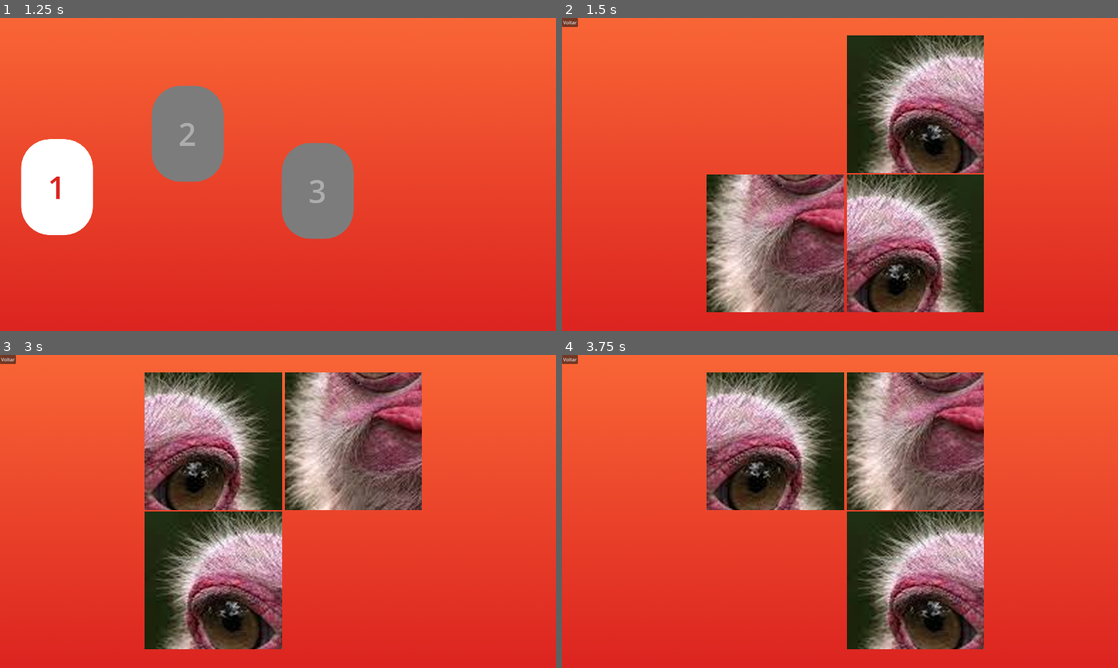
Above: before the commit, frames 1-4 (two rows, left to right).
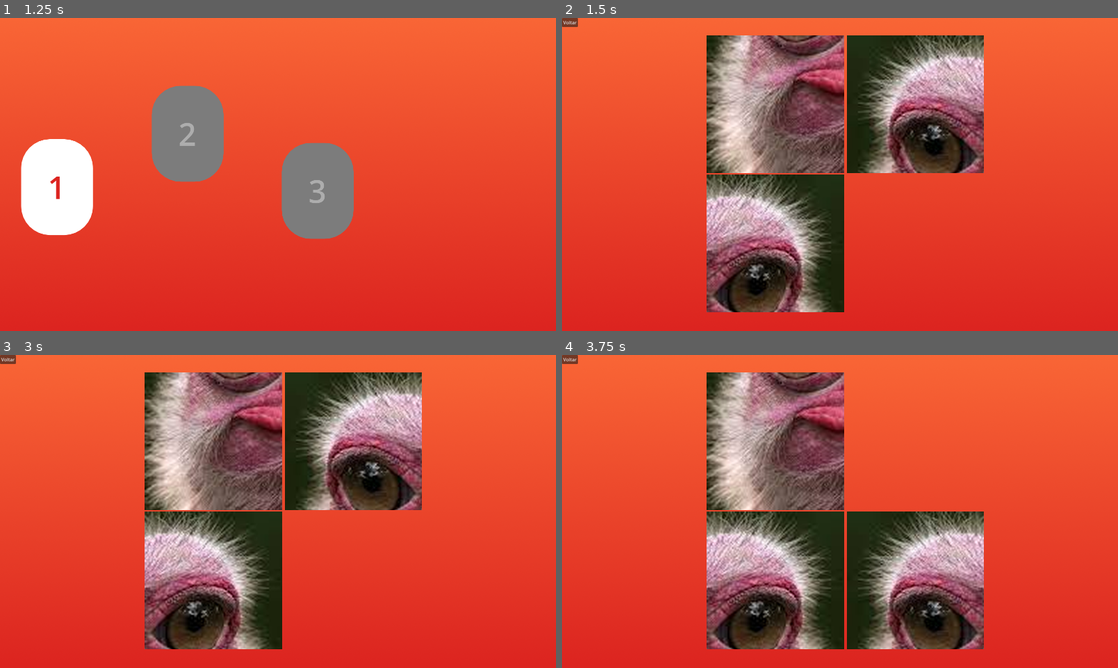
Above: after the commit, the same moments.

Repository: libumdsgn/quebra-cabecas
Game: Godot game, scene res://scenes/Main.tscn
The game is run twice, just before and just after one commit, with the same random seed, the same clock (stepped at 60 frames per second) and the same inputs.
Inputs (mouse positions are in pixels of both pictures, inside the frame that each line leads up to; where the layout moved, square brackets give the same spot in the first picture):
- Up to frame 1 (1.25 s): click (289, 271) at 0.5 s
- Up to frame 2 (1.5 s): click "1" at 1.25 s
- Up to frame 3 (3 s): click "Voltar" at 2 s; click "1" at 2.75 s
- Up to frame 4 (3.75 s): click (917, 442) [773, 580] at 3.5 s

Frame 1 is identical in both runs. In frame 2, 32% of the frame differs, in the area x 26-76%, y 5-94%; in frame 3, 29%; in frame 4, 32%.

Commit message:
Testando logica manus de shuffle

Diff:
--- a/scripts/Board.gd
+++ b/scripts/Board.gd
@@ -19,7 +19,9 @@
 
 	var cena_tabuleiro = _define_tabuleiro()
 	mapear_celulas(cena_tabuleiro)
+	_print_puzzle_state_for_debug("Estado Inicial (Após Mapeamento)")
 	_shuffle()
+	_print_puzzle_state_for_debug("Estado Após Shuffle")
 	#_carregar_estado_salvo()
 
 func _define_tabuleiro():
@@ -253,43 +255,169 @@
 
 func _carregar_estado_salvo() -> void:
 	pass
-
 func _shuffle(movimentos: int = 100) -> void:
 	if empty_cell == null or cells.size() == 0:
 		push_warning("Não é possível embaralhar: célula vazia ou células não definidas.")
 		return
 
-	var last_cell = null  # para evitar mover a mesma célula de volta imediatamente
-
+	# Garante que o puzzle comece em um estado resolvido
+	_reset_to_solved_state()
+
+	var last_moved_cell = null  # Para evitar mover a mesma célula de volta imediatamente
+
+	# Realiza um número de movimentos aleatórios válidos
 	for i in range(movimentos):
-		# coleta células vizinhas ao espaço vazio
 		var neighbors = []
 		for c in cells:
 			if _is_neighbor(c, empty_cell):
-				# evita voltar o movimento anterior imediatamente
-				if last_cell and c == last_cell:
+				# Evita mover a célula que acabou de ser movida para o espaço vazio
+				if last_moved_cell != null and c == last_moved_cell:
 					continue
 				neighbors.append(c)
 
 		if neighbors.size() == 0:
 			continue
 
-		# escolhe uma célula aleatória para mover
-		var escolha = neighbors[randi() % neighbors.size()]
-		_swap_with_empty(escolha)
-		last_cell = empty_cell  # a célula que acabou de ser vazia agora será a "proibida" no próximo loop
-
-	# após shuffle, garantir que não esteja resolvido
-	if _is_solved():
-		# se ainda estiver resolvido, inverte duas células aleatórias que não sejam a vazia
-		var non_empty = []
+		var cell_to_move = neighbors[randi() % neighbors.size()]
+		_swap_with_empty(cell_to_move)
+		# A célula que era vazia agora contém o tile movido, então ela é a 'last_moved_cell' para o próximo loop
+		last_moved_cell = cell_to_move
+
+	# Após o embaralhamento, verifica a solubilidade e ajusta se necessário
+	# Se o estado não for solúvel, realiza uma troca de duas peças (não vazias) para alterar a paridade
+	# Isso garante que o puzzle se torne solúvel sem alterar a posição da célula vazia
+	if not _is_solvable_state():
+		var non_empty_cells = []
 		for c in cells:
 			if not c.is_empty:
-				non_empty.append(c)
-		if non_empty.size() >= 2:
-			var a = non_empty[randi() % non_empty.size()]
-			var b = non_empty[randi() % non_empty.size()]
-			while b == a:
-				b = non_empty[randi() % non_empty.size()]
-			_swap_with_empty(a)
-			_swap_with_empty(b)
+				non_empty_cells.append(c)
+
+		# Precisa de pelo menos duas peças não vazias para trocar
+		if non_empty_cells.size() >= 2:
+			var cell1 = non_empty_cells[0]
+			var cell2 = non_empty_cells[1]
+
+			# Troca as posições lógicas de cell1 e cell2
+			var temp_pos = cell1.posicao
+			cell1.posicao = cell2.posicao
+			cell2.posicao = temp_pos
+
+			# Atualiza as posições visuais (sem animação, pois é um ajuste pós-embaralhamento)
+			cell1.rect_position = _grid_to_rect_pos(cell1.posicao)
+			cell2.rect_position = _grid_to_rect_pos(cell2.posicao)
+		else:
+			push_warning("Não foi possível garantir a solubilidade: menos de duas células não vazias para trocar.")
+
+	# Garante que o puzzle não esteja resolvido após o embaralhamento (e possível ajuste de paridade)
+	if _is_solved():
+		# Se ainda estiver resolvido, faz um movimento extra para garantir que não esteja
+		var neighbors = []
+		for c in cells:
+			if _is_neighbor(c, empty_cell):
+				neighbors.append(c)
+
+		if neighbors.size() > 0:
+			var cell_to_move = neighbors[randi() % neighbors.size()]
+			_swap_with_empty(cell_to_move)
+
+
+func _reset_to_solved_state() -> void:
+	# Primeiro, coloca todas as células em suas posições finais baseadas no ID.
+	# A célula vazia (com is_empty = true) deve ir para a última posição.
+
+	var current_cell_positions = {}
+	for c in cells:
+		current_cell_positions[c] = c.posicao
+
+	var solved_positions = {}
+	var empty_cell_target_pos = Vector2i(colunas - 1, linhas - 1)
+
+	for c in cells:
+		if c.is_empty:
+			solved_positions[c] = empty_cell_target_pos
+		else:
+			# As células não vazias devem ir para suas posições finais baseadas no ID
+			solved_positions[c] = _id_para_posicao_final(int(c.id))
+
+	# Aplica as novas posições lógicas e visuais
+	for c in cells:
+		c.posicao = solved_positions[c]
+		c.position = _grid_to_rect_pos(c.posicao)
+		if c.is_empty:
+			empty_cell = c # Garante que empty_cell esteja corretamente referenciado
+
+	# Verifica se o estado está realmente resolvido após o reset
+	if not _is_solved():
+		push_warning("O estado inicial resolvido não foi configurado corretamente após _reset_to_solved_state.")
+
+
+
+
+
+func _get_inversion_count() -> int:
+	var inversion_count = 0
+	var tile_values = []
+	# Coleta os IDs das células, ignorando a célula vazia
+	for c in cells:
+		if not c.is_empty:
+			tile_values.append(int(c.id))
+
+	for i in range(tile_values.size()):
+		for j in range(i + 1, tile_values.size()):
+			if tile_values[i] > tile_values[j]:
+				inversion_count += 1
+	return inversion_count
+
+func _get_empty_cell_row_from_bottom() -> int:
+	# Retorna a linha da célula vazia contando de baixo para cima (1-indexado)
+	# Se a célula vazia estiver na última linha (row = linhas - 1), retorna 1
+	# Se estiver na penúltima (row = linhas - 2), retorna 2, e assim por diante.
+	if empty_cell == null:
+		return -1 # Erro ou estado inválido
+	return linhas - empty_cell.posicao.y
+
+func _is_solvable_state() -> bool:
+	var inversion_count = _get_inversion_count()
+	var grid_width = colunas
+	var empty_row_from_bottom = _get_empty_cell_row_from_bottom()
+
+	if grid_width % 2 == 1: # Largura ímpar (ex: 3x3, 5x5)
+		return inversion_count % 2 == 0
+	else: # Largura par (ex: 4x4)
+		if empty_row_from_bottom % 2 == 1: # Linha da célula vazia ímpar (de baixo para cima)
+			return inversion_count % 2 == 0
+		else: # Linha da célula vazia par (de baixo para cima)
+			return inversion_count % 2 == 1
+
+
+
+func _print_puzzle_state_for_debug(step_name: String) -> void:
+	print("\n--- DEBUG: %s ---" % step_name)
+	print("Grid atual:")
+	var grid_display = []
+	for r in range(linhas):
+		grid_display.append([])
+		for c in range(colunas):
+			grid_display[r].append("  ") # Placeholder
+
+	for c in cells:
+		var col = c.posicao.x
+		var row = c.posicao.y
+		if c.is_empty:
+			grid_display[row][col] = "EE"
+		else:
+			grid_display[row][col] = str(int(c.id)).pad_zeros(2)
+
+	for r in range(linhas):
+		print(grid_display[r])
+
+	var inv_count = _get_inversion_count()
+	var empty_row = _get_empty_cell_row_from_bottom()
+	var solvable = _is_solvable_state()
+	var solved = _is_solved()
+
+	print("Contagem de Inversões: %d" % inv_count)
+	print("Linha da Célula Vazia (de baixo para cima): %d" % empty_row)
+	print("Estado Solúvel: %s" % str(solvable))
+	print("Estado Resolvido: %s" % str(solved))
+	print("-----------------------\n")
